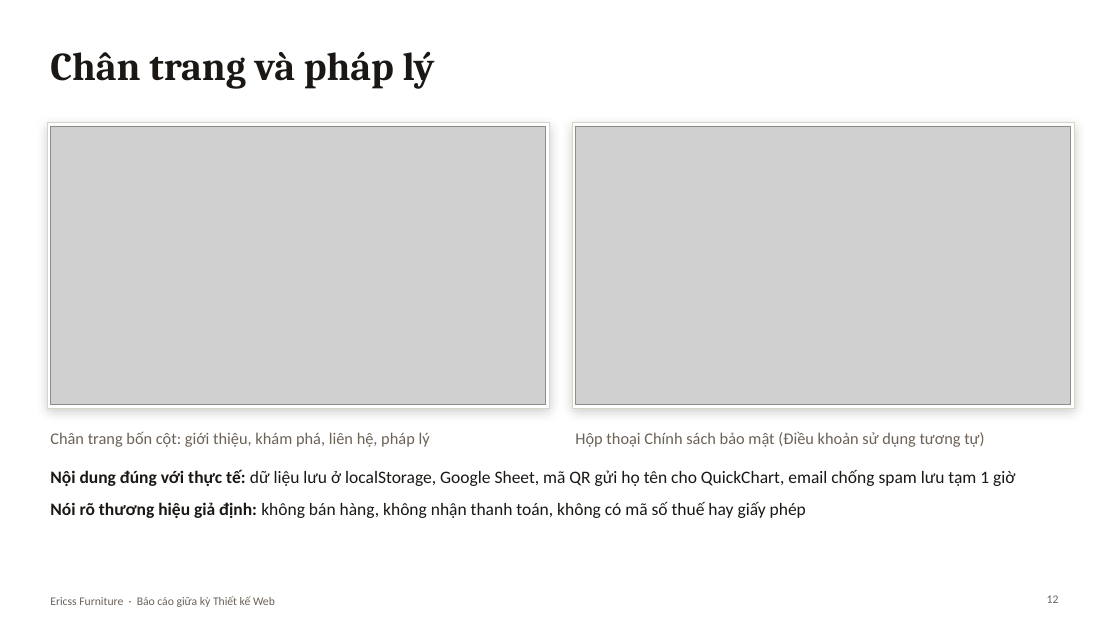
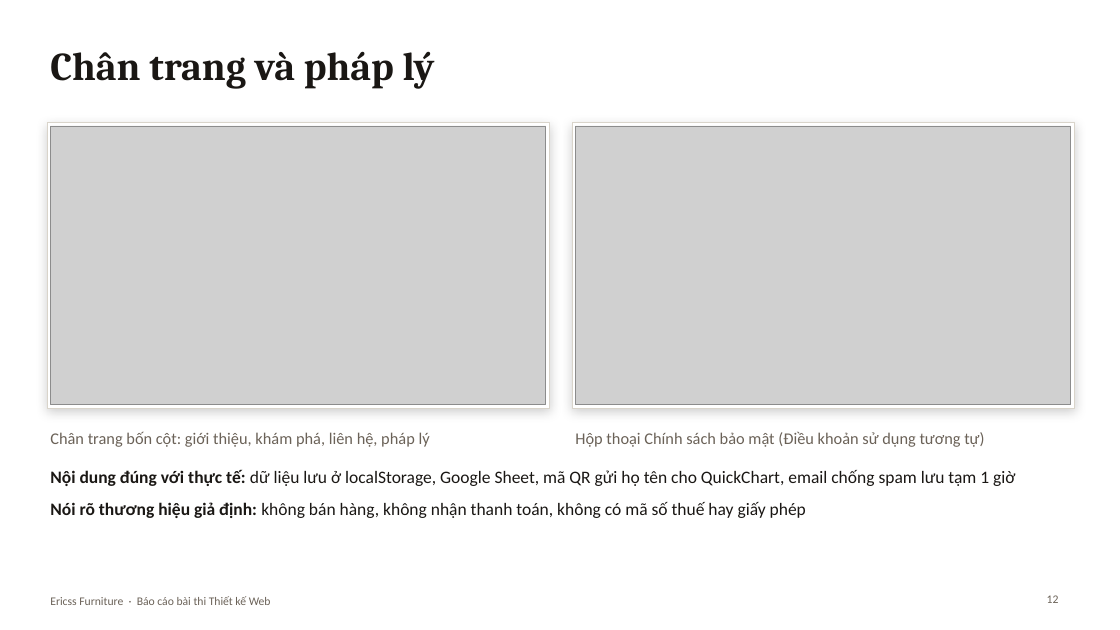
Before and after one commit to nguyenphat006/Phat_NguyenDang_526000162, a slide deck: slide 12 of docs/Ericss-Furniture-BaoCao.pptx. Drawn at 1120x630 pixels with LibreOffice and Linux fonts; fonts in the diff are those of the drawing; grey boxes stand for pictures. Boxes give left, top, right and bottom in pixels: in the first picture for what was removed or moved away, otherwise in the second. Text is boxed around its words. In the diff, an @@ line names an element or a change of style, - is before the commit and + after.

```diff
--- a/docs/Ericss-Furniture-BaoCao.pptx
+++ b/docs/Ericss-Furniture-BaoCao.pptx
@@ text at (50, 596, 271, 605): text changed @@
-Ericss Furniture · Báo cáo giữa kỳ Thiết kế Web
+Ericss Furniture · Báo cáo bài thi Thiết kế Web
```
Also in this commit, not shown: 16 other slides changed, 10 other files.
